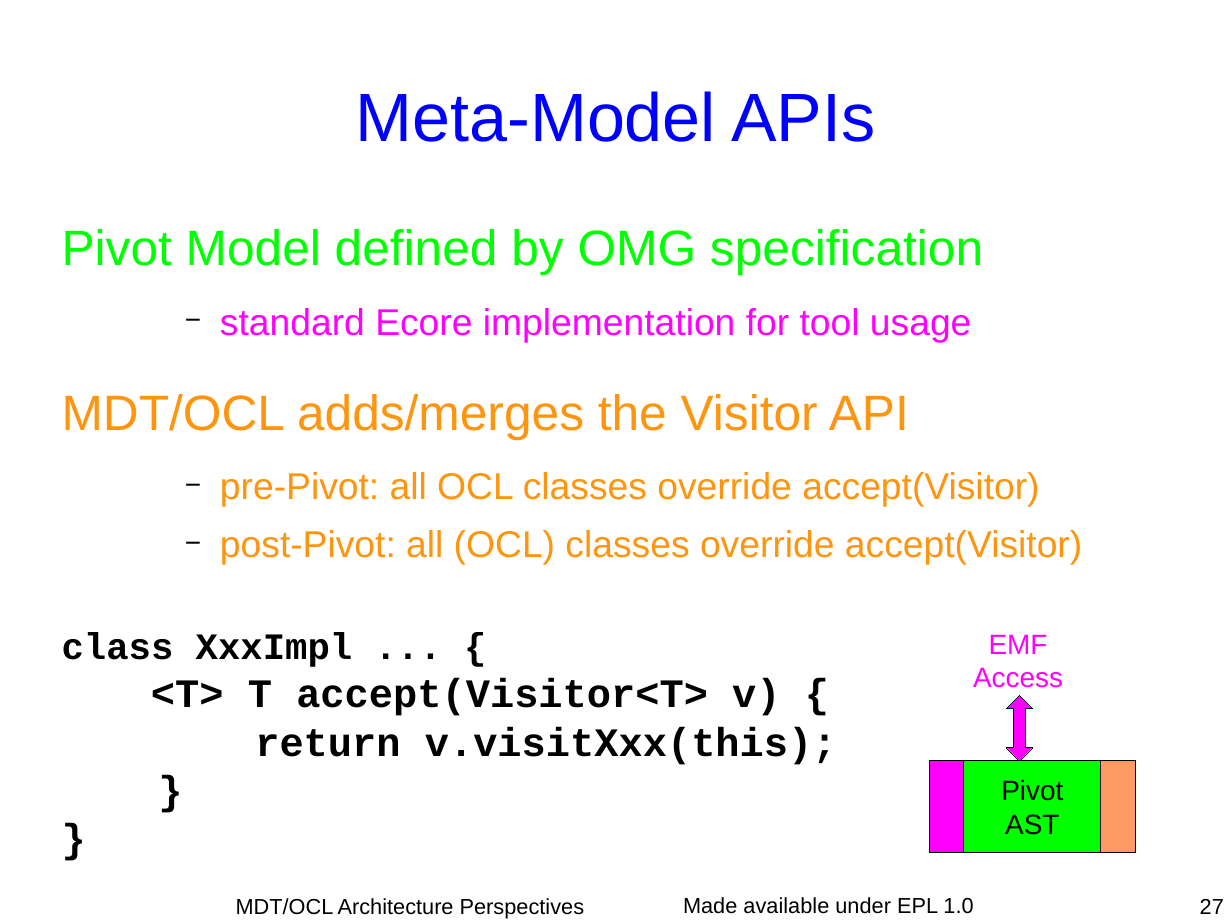
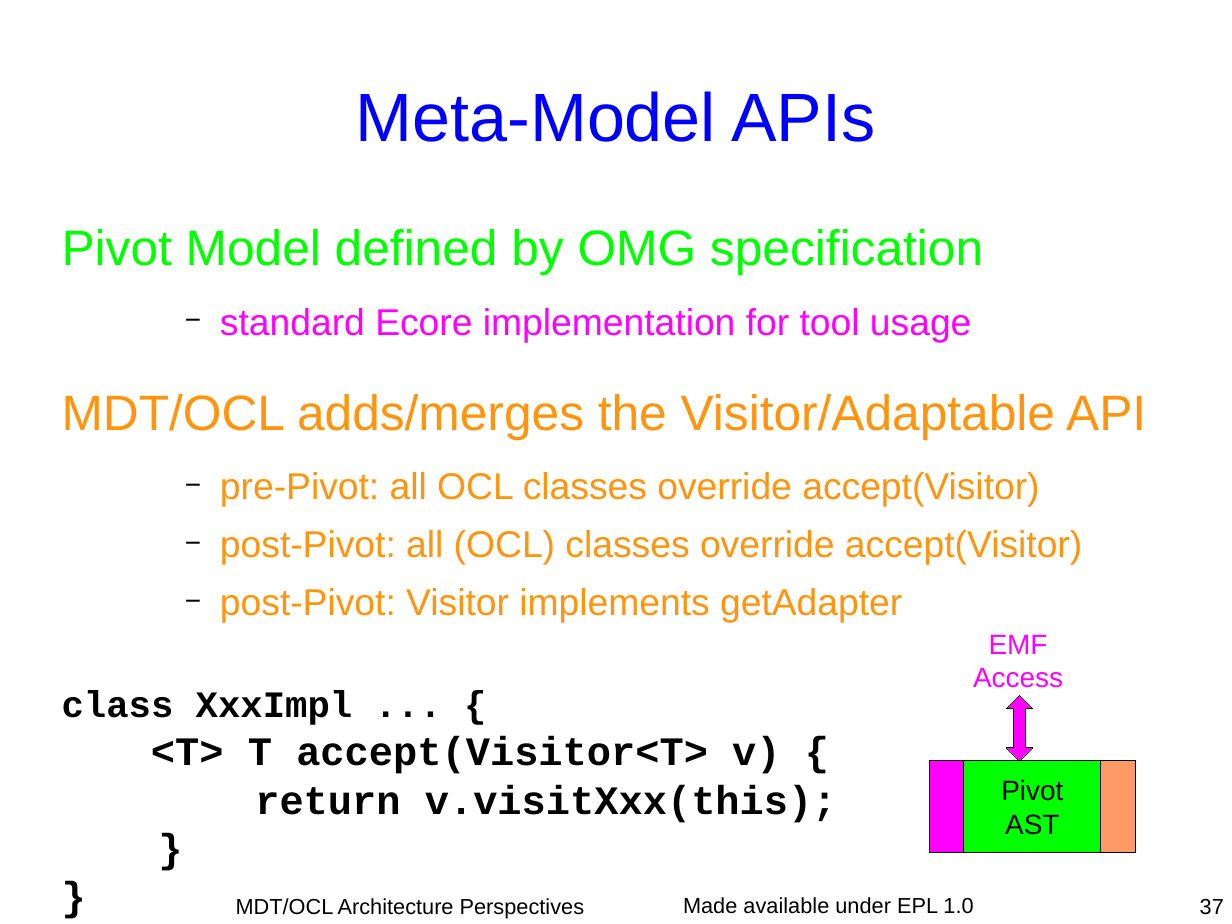
Before and after one commit to eclipse-ocl/ocl-website, a slide deck: slide 37 of ocl/docs/publications/Dresden2010Visit/DresdenVisit.odp (slide 27 before the commit). Drawn at 1232x924 pixels with LibreOffice and Linux fonts; fonts in the diff are those of the drawing. Boxes give left, top, right and bottom in pixels: in the first picture for what was removed or moved away, otherwise in the second. Text is boxed around its words. In the diff, an @@ line names an element or a change of style, - is before the commit and + after.

```diff
--- a/ocl/docs/publications/Dresden2010Visit/DresdenVisit.odp
+++ b/ocl/docs/publications/Dresden2010Visit/DresdenVisit.odp
@@ text at bbox=[62, 394, 1146, 439]: text changed @@
-MDT/OCL adds/merges the Visitor API
+MDT/OCL adds/merges the Visitor/Adaptable API
@@ text at bbox=[220, 588, 902, 623]: paragraph added @@
+    − post-Pivot: Visitor implements getAdapter
@@ page number at bbox=[1200, 899, 1224, 915]: text changed @@
-27
+37
```
Also in this commit, not shown: 20 other slides changed, 11 slides added.
